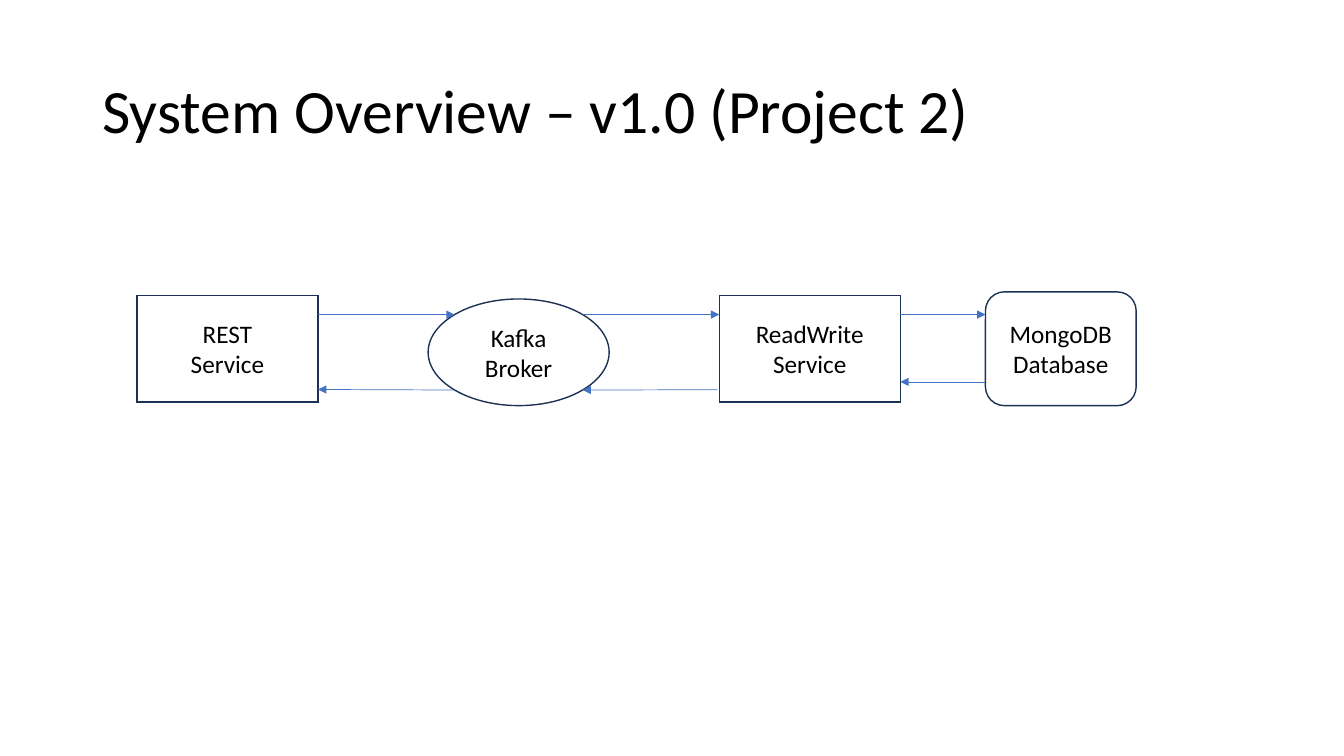
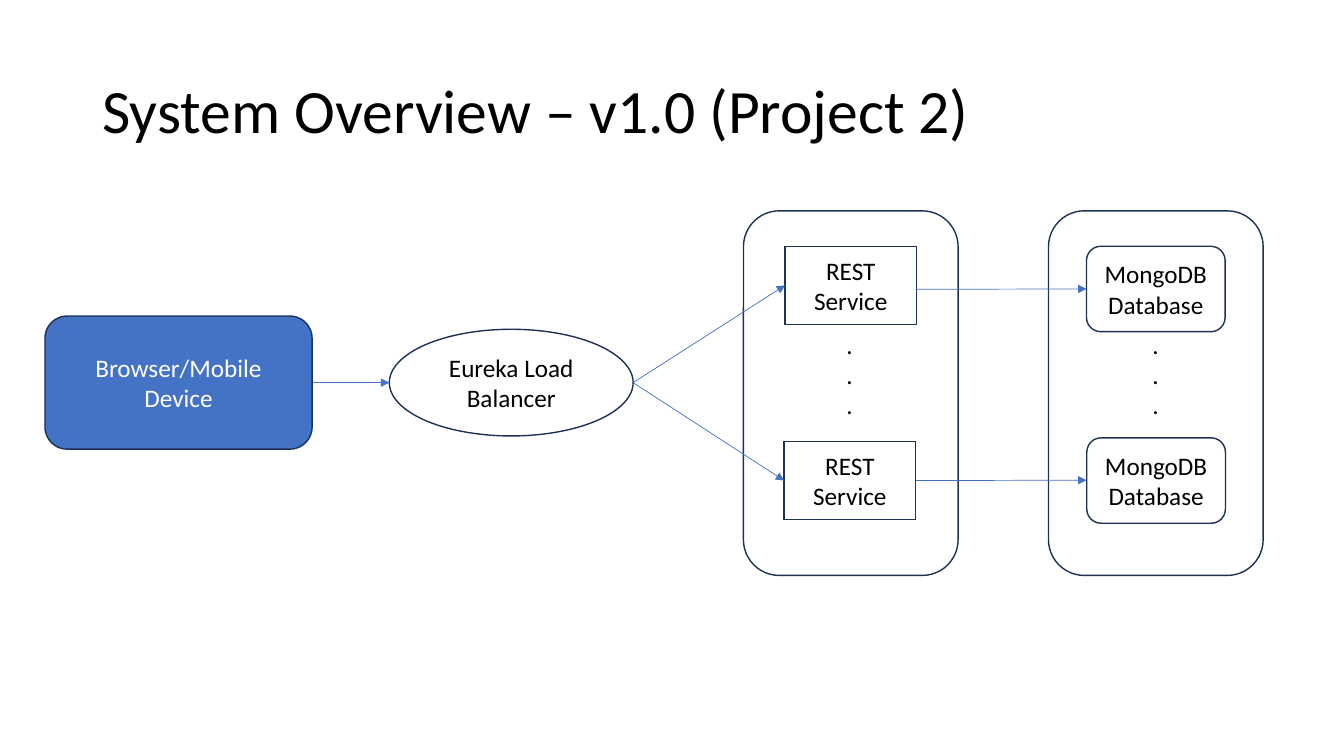
Before and after one commit to johnmramirez/Restaurant_Review_Backend_System, a slide deck: slide 2 of Restaurant_Review_System_Overview.pptx (slide 1 before the commit). Drawn at 1344x756 pixels with LibreOffice and Linux fonts; fonts in the diff are those of the drawing. Boxes give left, top, right and bottom in pixels: in the first picture for what was removed or moved away, otherwise in the second. Text is boxed around its words. In the diff, an @@ line names an element or a change of style, - is before the commit and + after.

Commit message:
Added Project 1 slide, updated Project 2 slide

```diff
--- a/Restaurant_Review_System_Overview.pptx
+++ b/Restaurant_Review_System_Overview.pptx
@@ rounded rectangle added at [744, 211, 959, 576], fill #FFFFFF, outline #1E3256 1 pt @@
@@ rounded rectangle added at [1049, 211, 1263, 576], fill #FFFFFF, outline #1E3256 1 pt @@
@@ rectangle "REST": place and size @@
-rectangle "REST" at [137, 295, 319, 402]
+rectangle "REST" at [785, 246, 917, 324]
@@ rounded rectangle "MongoDB": place and size @@
-rounded rectangle "MongoDB" at [986, 292, 1137, 406]
+rounded rectangle "MongoDB" at [1087, 246, 1226, 332]
@@ arrow moved from (583, 315) - (720, 315) to (633, 383) - (785, 285) @@
@@ rectangle removed at [720, 295, 901, 402] @@
-ReadWrite Service
@@ arrow moved from (900, 315) - (986, 315) to (915, 289) - (1087, 289) @@
@@ rounded rectangle added at [45, 317, 313, 450], fill #4472C4, outline #1E3256 1 pt, 18 pt, text #FFFFFF @@
+Browser/Mobile
+Device
@@ text added at [837, 325, 864, 426], 18 pt, text #000000 @@
+.
+.
+.
@@ text added at [1142, 325, 1170, 426], 18 pt, text #000000 @@
+.
+.
+.
@@ ellipse "Eureka Load Balancer": place and size @@
-ellipse "Eureka Load Balancer" at [429, 299, 610, 406]
+ellipse "Eureka Load Balancer" at [389, 330, 633, 437]
@@ text in ellipse at [449, 359, 573, 407]: text changed @@
-Kafka Broker
+Eureka Load Balancer
@@ arrow moved from (319, 315) - (455, 315) to (313, 383) - (389, 383) @@
@@ arrow removed from (455, 390) to (319, 389) @@
@@ arrow moved from (718, 390) - (583, 390) to (633, 383) - (784, 481) @@
@@ rectangle added at [784, 442, 915, 519], fill #FFFFFF, outline #1E3256 1 pt, 18 pt, text #000000 @@
+REST
+Service
@@ rounded rectangle added at [1087, 438, 1226, 523], fill #FFFFFF, outline #1E3256 1 pt, 18 pt, text #000000 @@
+MongoDB
+Database
@@ arrow moved from (986, 382) - (900, 382) to (915, 481) - (1087, 480) @@
```
Also in this commit, not shown: 1 slide added.
